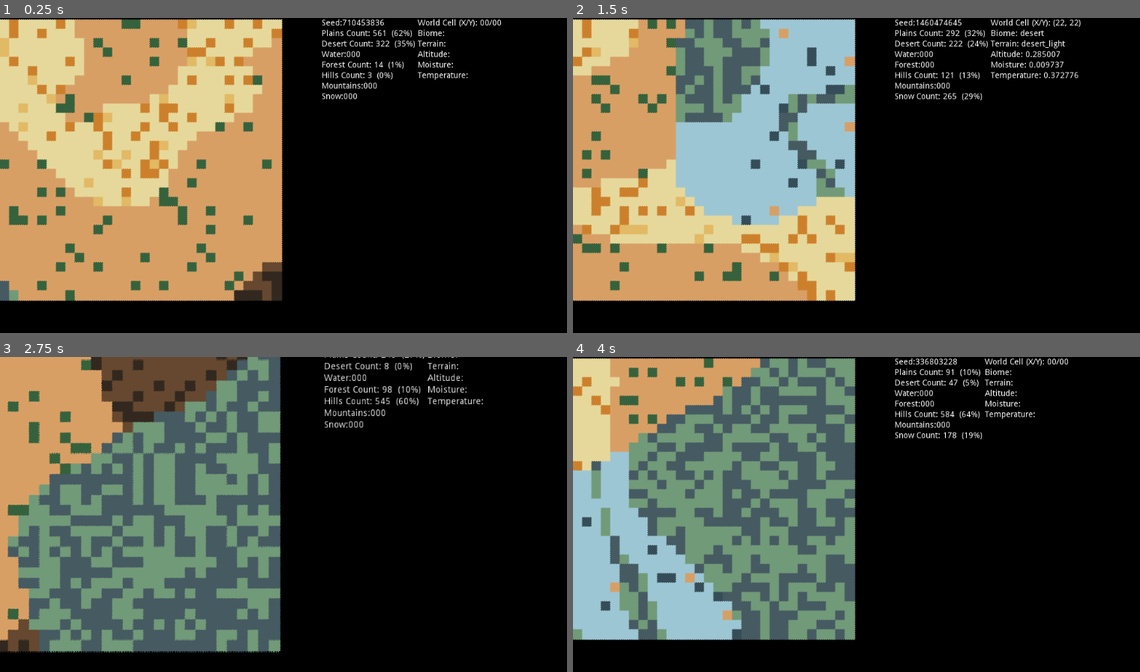
Above: before the commit, frames 1-4 (two rows, left to right).
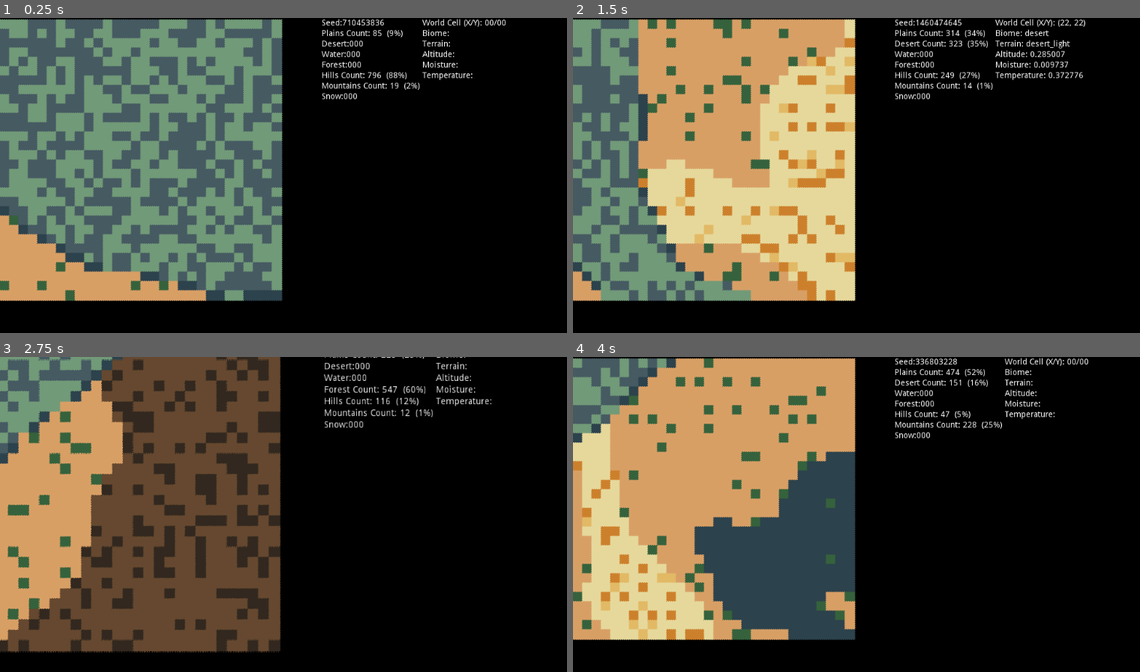
Above: after the commit, the same moments.

Repository: devonps/simple-terrain-gen
Game: Godot game, scene res://WorldGenerator.tscn
Same seed, same stepped clock (60 frames per second), same inputs: the game is played once before the commit and once after it.
Inputs (mouse positions are in pixels of both pictures, inside the frame that each line leads up to):
- Up to frame 1 (0.25 s): no input
- Up to frame 2 (1.5 s): tap Enter (ui_accept) at 0.5, 0.77, 1.25 s; move the mouse to (1003, 175) at 0.52 s; hold Mouse wheel up (zoom_in) 0.53-1.25 s; click (1003, 175) at 0.67 s; drag from (754, 210) to (845, 263) at 1.27 s
- Up to frame 3 (2.75 s): tap Enter (ui_accept) at 2 s; move the mouse to (357, 454) at 2.02 s; hold Mouse wheel up (zoom_in) from 2.03 s (still down); click (357, 454) at 2.17 s
- Up to frame 4 (4 s): release Mouse wheel up (zoom_in) at 2.75 s; tap Enter (ui_accept) at 2.75, 3.5, 3.77 s; drag from (845, 602) to (692, 479) at 2.77 s; move the mouse to (1054, 583) at 3.52 s; hold Mouse wheel up (zoom_in) from 3.53 s (still down); click (1054, 583) at 3.67 s

The runs differ from the first frame. In frame 1, 41% of the frame differs, in the area x 0-90%, y 0-91%; in frame 2, 33%; in frame 3, 38%; in frame 4, 42%, in the area x 0-91%, y 0-91%.

Commit message:
Added capability for multiple biome plans

Diff:
--- a/WorldGenerator.gd
+++ b/WorldGenerator.gd
@@ -81,6 +81,35 @@
 var mountains_tile_count = 0
 var snow_tile_count = 0
 
+#
+# biome plans
+#
+# These allow for basic alterations in how the actual biomes are selected.
+# biome selection follows these rules:
+# 	1. The altitude of the world cell determines the base biome (ground, hills, mountains)
+#	2. After that the temperature and moisture are compared to determine the biome detail (plains, desert)
+#	3. Finer granular selection is made (dark_grass, light_grass, snow_caps)
+#
+#Plans
+# 1. Is plains heavy, ie 80% of terrain will be plains
+# 2. Is light on the plains and a good mix of hills and mountains
+# 3. Is plains and mountains heavy
+
+
+var biome_plains_start:float
+var biome_plains_end:float
+var biome_hills_start:float
+var biome_hills_end:float
+var biome_mountains_start:float
+var biome_mountains_end:float
+
+var altitudePlans = {
+	1: {"ps":0.00, "pe":0.80, "hs":0.81, "he":0.90, "ms":0.91, "me":1.0},
+	2: {"ps":0.00, "pe":0.30, "hs":0.31, "he":0.75, "ms":0.76, "me":1.0},
+	3: {"ps":0.16, "pe":0.70, "hs":0.0, "he":0.15, "ms":0.71, "me":1.0}
+	}
+
+var biomePlan = 3
 
 func generate_map(per, oct):
 	randomize()
@@ -152,6 +181,7 @@
 
 
 func set_tile(map_width, map_height):
+	_get_biome_plan(biomePlan)
 	for x in map_width:
 		for y in map_height:
 			var pos = Vector2(x, y)
@@ -159,11 +189,13 @@
 			var temp = temperature[pos]
 			var moist = moisture[pos]
 			# ground terrain comes first
-			if between(alt, 0.0, 0.3):
+			if between(alt, biome_plains_start, biome_plains_end):
 				add_ground_biome(pos, moist, temp, alt)
+			elif between(alt, biome_hills_start, biome_hills_end):
+				add_hills_biome(pos, moist, temp, alt)
 			else:
 			# then anything above ground level
-				add_non_ground_biome(pos, moist, temp, alt)
+				add_mountains_biome(pos, moist, temp, alt)
 	update_debug_terrain_labels()
 
 
@@ -227,31 +259,32 @@
 		water_tile_count += 1
 
 
-func add_non_ground_biome(pos, moist, temp, alt):
-		#hills
-	if between(alt, 0.3, 0.8):
-		if between(moist, 0.01, 0.09):
-			var terrain_id = random_tile("snow")
-			var terrain_name = get_terrain_name_from_biome(terrain_id)
-			tilemap.set_cellv(pos, terrain_id)
-			biome[pos] = {"biome":"snow", "terrain": terrain_name, "moist": moist, "temp": temp, "alt": alt}
-			updateBiomeCount("snow")
-			snow_tile_count += 1
-		else:
-			var terrain_id = random_tile("hills")
-			var terrain_name = get_terrain_name_from_biome(terrain_id)
-			tilemap.set_cellv(pos, terrain_id)
-			biome[pos] = {"biome":"hills", "terrain": terrain_name, "moist": moist, "temp": temp, "alt": alt}
-			updateBiomeCount("hills")
-			hills_tile_count += 1
-	#mountains
-	elif between(alt, 0.8, 1.0):
-		var terrain_id = random_tile("mountains")
-		var terrain_name = get_terrain_name_from_biome(terrain_id)
-		tilemap.set_cellv(pos, terrain_id)
-		biome[pos] = {"biome":"mountains", "terrain": terrain_name, "moist": moist, "temp": temp, "alt": alt}
-		updateBiomeCount("mountains")
-		mountains_tile_count += 1
+func add_hills_biome(pos, moist, temp, alt):
+	var terrain_id = random_tile("hills")
+	var terrain_name = get_terrain_name_from_biome(terrain_id)
+	tilemap.set_cellv(pos, terrain_id)
+	biome[pos] = {"biome":"hills", "terrain": terrain_name, "moist": moist, "temp": temp, "alt": alt}
+	updateBiomeCount("hills")
+	hills_tile_count += 1
+
+
+func add_mountains_biome(pos, moist, temp, alt):
+	var terrain_id = random_tile("mountains")
+	var terrain_name = get_terrain_name_from_biome(terrain_id)
+	tilemap.set_cellv(pos, terrain_id)
+	biome[pos] = {"biome":"mountains", "terrain": terrain_name, "moist": moist, "temp": temp, "alt": alt}
+	updateBiomeCount("mountains")
+	mountains_tile_count += 1
+
+
+func _get_biome_plan(plan_id) -> void:
+	biome_plains_start = altitudePlans[plan_id]["ps"]
+	biome_plains_end = altitudePlans[plan_id]["pe"]
+	biome_hills_start = altitudePlans[plan_id]["hs"]
+	biome_hills_end = altitudePlans[plan_id]["he"]
+	biome_mountains_start = altitudePlans[plan_id]["ms"]
+	biome_mountains_end = altitudePlans[plan_id]["me"]
+
 
 func get_terrain_name_from_biome(terrain_id):
 	var terrain_tiles_keys = tiles.keys()
